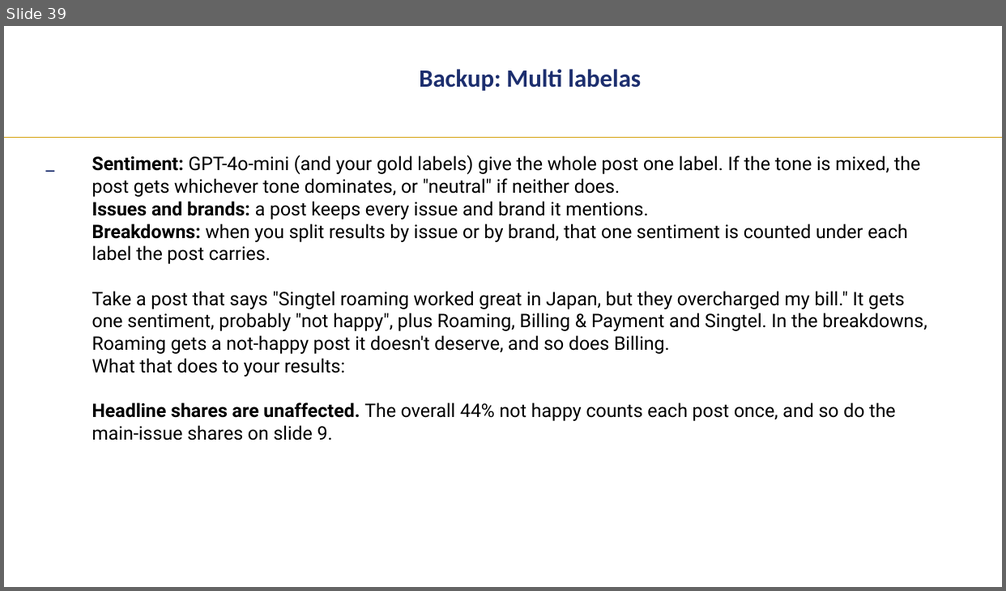
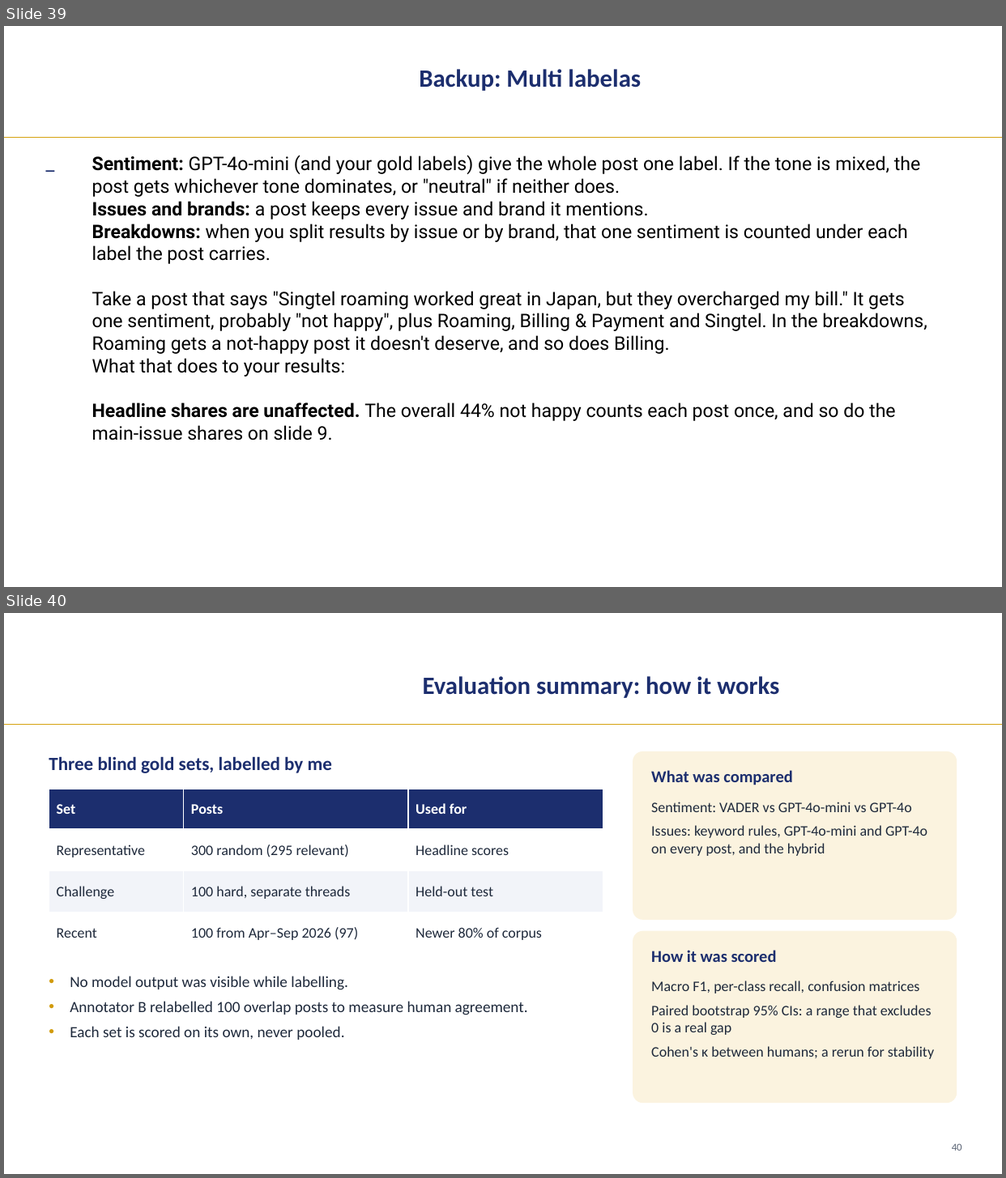
Before and after one commit to LizLicense/Public-Sentiment-Analysis-LLM-powered-Issue-Extraction, a slide deck: presentation/capstone_walkthrough.pptx. Shown one above the other, each under a label of ours: slide 39 before the commit, slides 39 and 40 after it. The pictures are 1006x591 and 1006x1178 pixels, drawn with LibreOffice and Linux fonts; fonts in the diff are those of the drawing; background and template pictures are left out. Boxes give left, top, right and bottom in pixels: in the first picture for what was removed or moved away, otherwise in the second. Text is boxed around its words. In the diff, an @@ line names an element or a change of style, - is before the commit and + after.

```diff
--- a/presentation/capstone_walkthrough.pptx
+++ b/presentation/capstone_walkthrough.pptx
@@ slide 40 added at box(4, 613, 1002, 1174), background #FFFFFF; not listed: 1 template element that a slide beside it also shows @@
@@ text added at box(423, 676, 779, 698), 24 pt, text #1C2E6E, bold @@
+Evaluation summary: how it works
@@ text added at box(49, 756, 332, 773), 18 pt, text #1C2E6E, bold @@
+Three blind gold sets, labelled by me
@@ rounded rectangle added at box(633, 752, 957, 920), fill #FBF3DF @@
@@ text added at box(651, 770, 793, 786), 16 pt, text #1C2E6E, bold @@
+What was compared
@@ table added at box(49, 789, 603, 954), 4 rows, 3 columns @@
+Set | Posts | Used for
+Representative | 300 random (295 relevant) | Headline scores
+Challenge | 100 hard, separate threads | Held-out test
+Recent | 100 from Apr–Sep 2026 (97) | Newer 80% of corpus
@@ text added at box(651, 802, 927, 856), 14 pt, text #1E293B @@
+Sentiment: VADER vs GPT-4o-mini vs GPT-4o
+Issues: keyword rules, GPT-4o-mini and GPT-4o on every post, and the hybrid
@@ rounded rectangle added at box(633, 931, 957, 1103), fill #FBF3DF @@
@@ text added at box(651, 950, 777, 962), 16 pt, text #1C2E6E, bold @@
+How it was scored
@@ text added at box(70, 976, 528, 1040), 15 pt, text #1E293B @@
+• No model output was visible while labelling.
+• Annotator B relabelled 100 overlap posts to measure human agreement.
+• Each set is scored on its own, never pooled.
@@ text added at box(651, 981, 934, 1059), 14 pt, text #1E293B @@
+Macro F1, per-class recall, confusion matrices
+Paired bootstrap 95% CIs: a range that excludes 0 is a real gap
+Cohen's κ between humans; a rerun for stability
@@ text added at box(952, 1144, 962, 1151), 10 pt, text #5B6475 @@
+40
```
Also in this commit, not shown: 1 slide changed, 1 other slide added, 9 other files.
